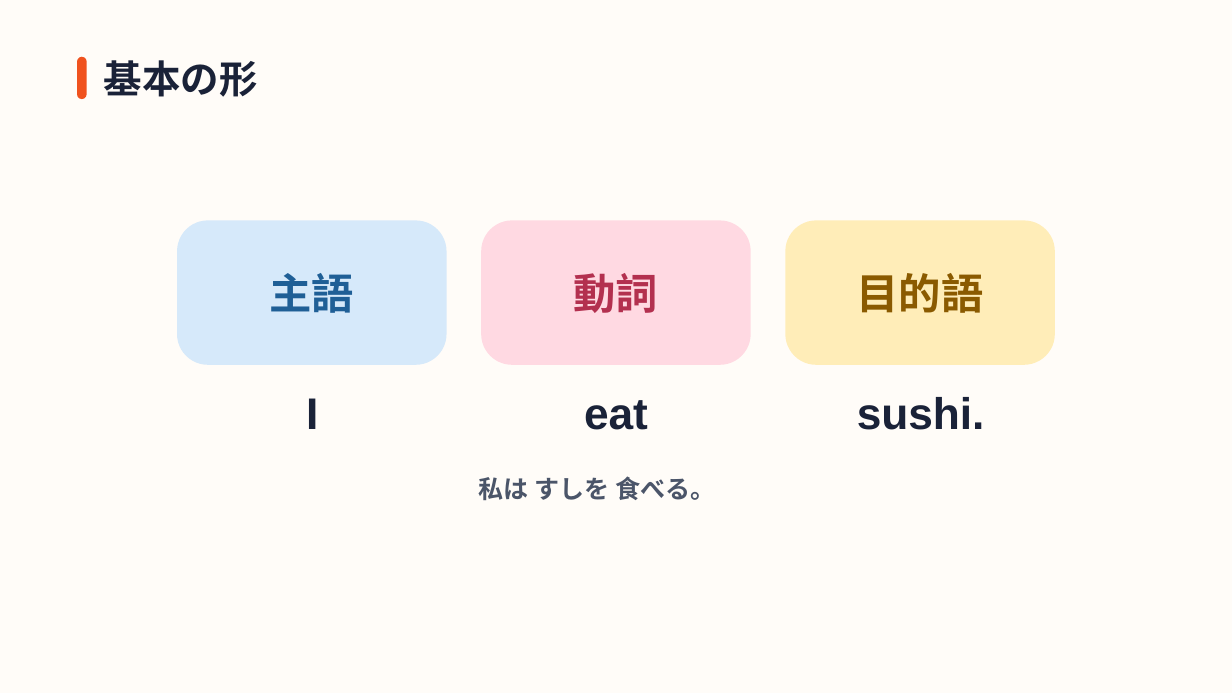
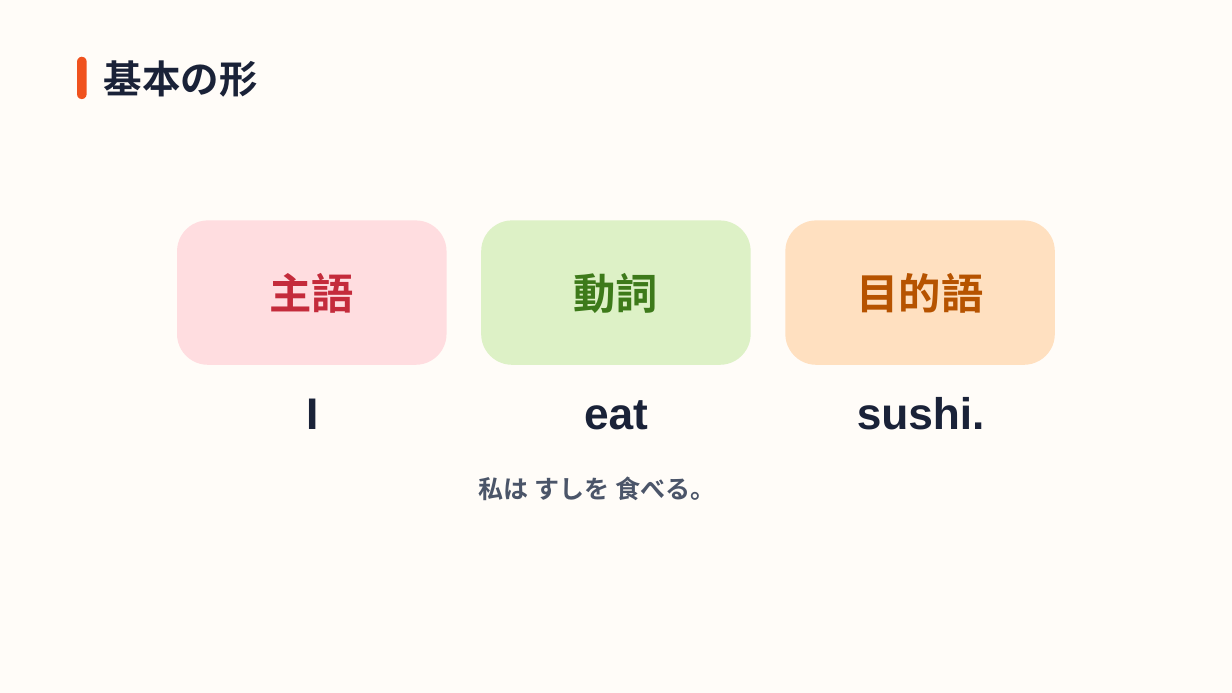
Before and after one commit to hinakajisaki-dev/hina-english, a slide deck: slide 2 of matome/sentence-structure/sentence-structure.pptx. Drawn at 1232x693 pixels with LibreOffice and Linux fonts; fonts in the diff are those of the drawing. Boxes give left, top, right and bottom in pixels: in the first picture for what was removed or moved away, otherwise in the second. Text is boxed around its words. In the diff, an @@ line names an element or a change of style, - is before the commit and + after.

```diff
--- a/matome/sentence-structure/sentence-structure.pptx
+++ b/matome/sentence-structure/sentence-structure.pptx
@@ rounded rectangle at [177,221,447,365]: fill #D6E9FA to #FFDDE0 @@
@@ rounded rectangle at [482,221,751,365]: fill #FFD9E2 to #DDF1C6 @@
@@ rounded rectangle at [786,221,1055,365]: fill #FFEDB8 to #FFE0C0 @@
@@ text "主語" at [269,273,354,313]: text colour #1F5F96 to #C42B3B @@
@@ text "動詞" at [573,273,658,313]: text colour #B3304F to #3D7A1A @@
@@ text "目的語" at [857,273,984,313]: text colour #8A5A00 to #B65300 @@
```
Also in this commit, not shown: 10 other slides changed, 8 other files.
